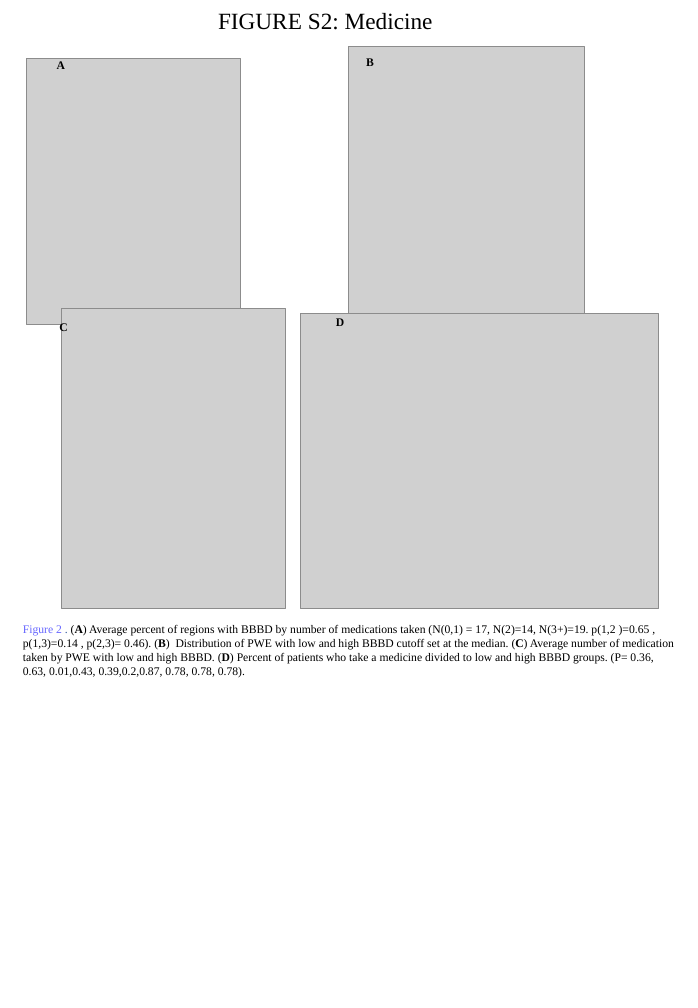
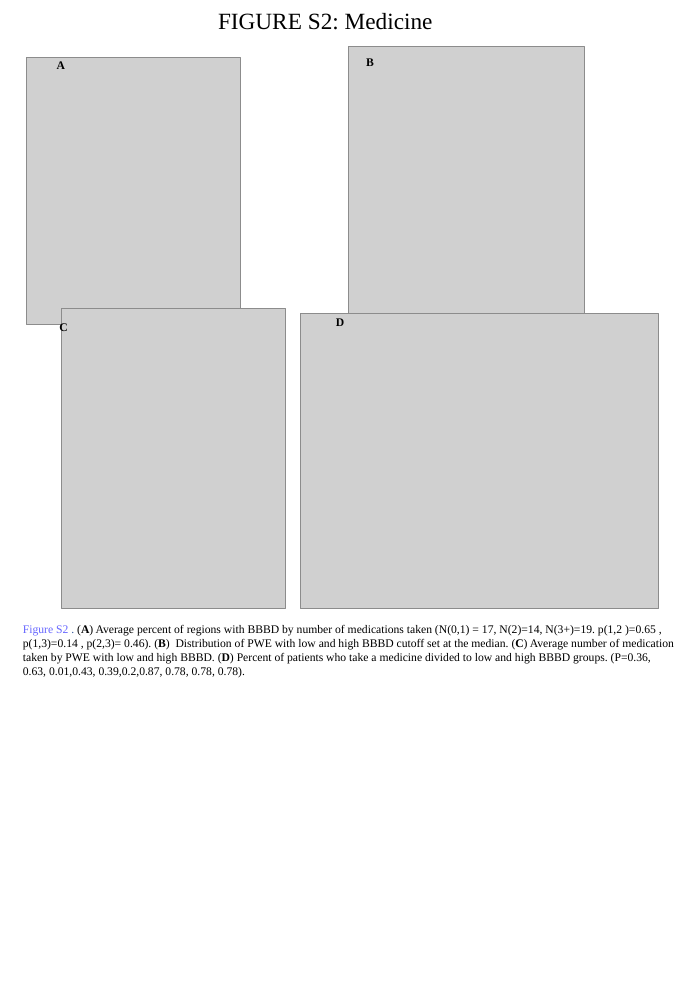
Before and after one commit to nircaf/BBB, a slide deck: slide 5 of Epilepsy-control figures slow nov 18 af.pptx. Drawn at 698x1008 pixels with LibreOffice and Linux fonts; fonts in the diff are those of the drawing; grey boxes stand for pictures. Boxes give left, top, right and bottom in pixels: in the first picture for what was removed or moved away, otherwise in the second. Text is boxed around its words. In the diff, an @@ line names an element or a change of style, - is before the commit and + after.

```diff
--- a/Epilepsy-control figures slow nov 18 af.pptx
+++ b/Epilepsy-control figures slow nov 18 af.pptx
@@ text at (23,625,674,678): text changed @@
-Figure 2 . (A) Average percent of regions with BBBD by number of medications taken (N(0,1) = 17, N(2)=14, N(3+)=19. p(1,2 )=0.65 , p(1,3)=0.14 , p(2,3)= 0.46). (B) Distribution of PWE with low and high BBBD cutoff set at the median. (C) Average number of medication taken by PWE with low and high BBBD. (D) Percent of patients who take a medicine divided to low and high BBBD groups. (P= 0.36, 0.63, 0.01,0.43, 0.39,0.2,0.87, 0.78, 0.78, 0.78).
+Figure S2 . (A) Average percent of regions with BBBD by number of medications taken (N(0,1) = 17, N(2)=14, N(3+)=19. p(1,2 )=0.65 , p(1,3)=0.14 , p(2,3)= 0.46). (B) Distribution of PWE with low and high BBBD cutoff set at the median. (C) Average number of medication taken by PWE with low and high BBBD. (D) Percent of patients who take a medicine divided to low and high BBBD groups. (P=0.36, 0.63, 0.01,0.43, 0.39,0.2,0.87, 0.78, 0.78, 0.78).
```
Also in this commit, not shown: 4 other slides changed, 1 slide added, 18 other files.
